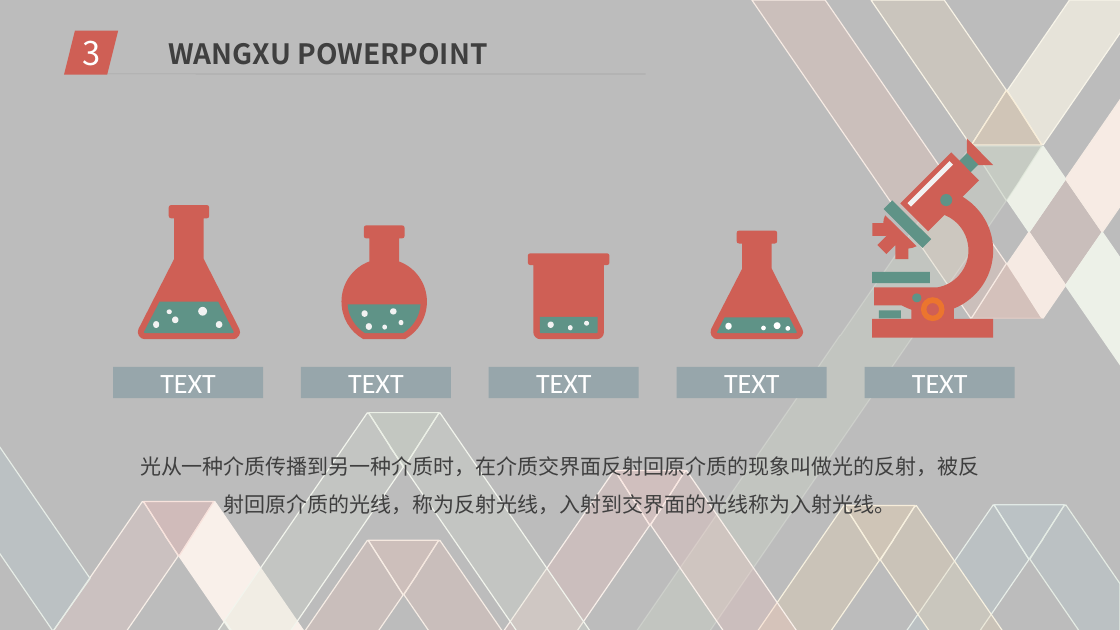
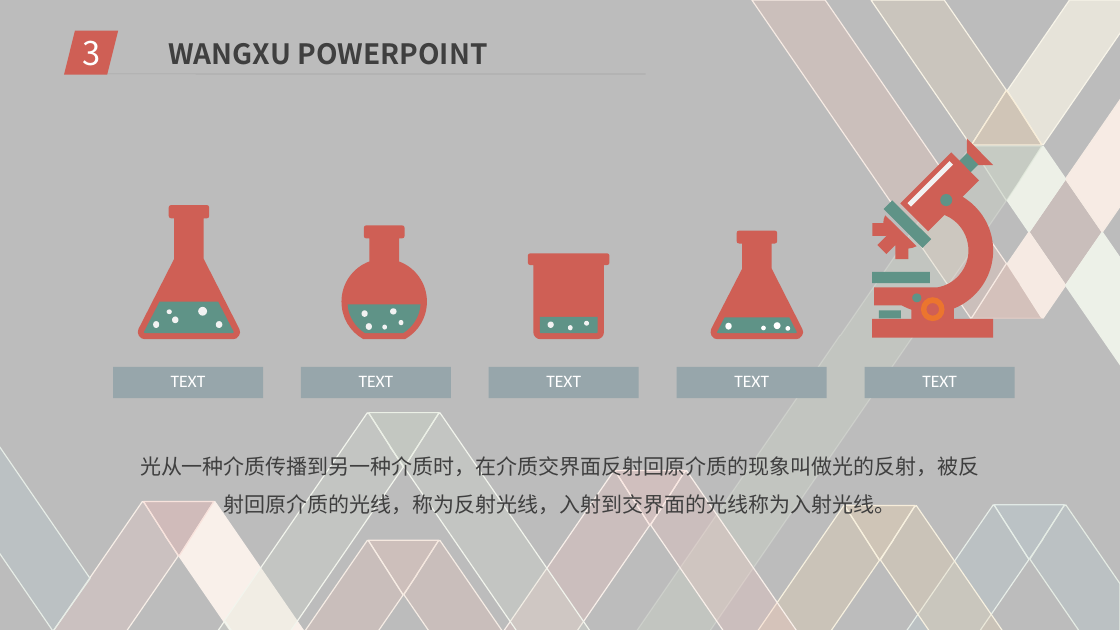
Before and after one commit to DigitalMedia2017-20/Mid-term, a slide deck: slide 12 of pre.ppt (slide 9 before the commit). Drawn at 1120x630 pixels with LibreOffice and Linux fonts; fonts in the diff are those of the drawing; background and template pictures are left out. Boxes give left, top, right and bottom in pixels: in the first picture for what was removed or moved away, otherwise in the second. Text is boxed around its words. In the diff, an @@ line names an element or a change of style, - is before the commit and + after.

```diff
--- a/pre.ppt
+++ b/pre.ppt
@@ size 24 to 15 pt; line spacing 1 to 0.8 in 5 elements at <box>113,367,264,399</box>, <box>301,367,450,399</box>, <box>489,367,639,399</box>, <box>677,367,827,399</box>, <box>865,367,1014,399</box> @@
```
Also in this commit, not shown: 8 other slides changed, 3 slides added.
